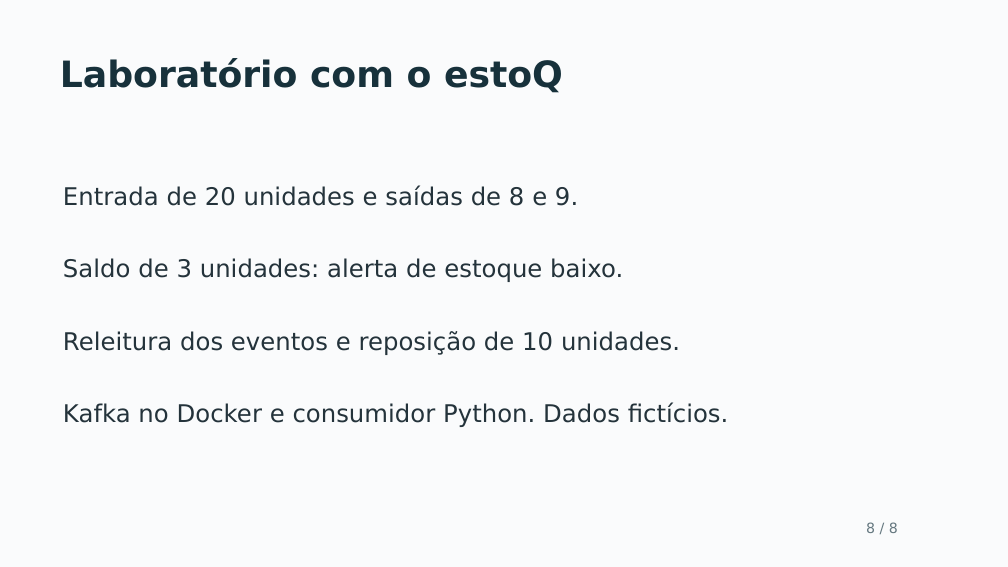
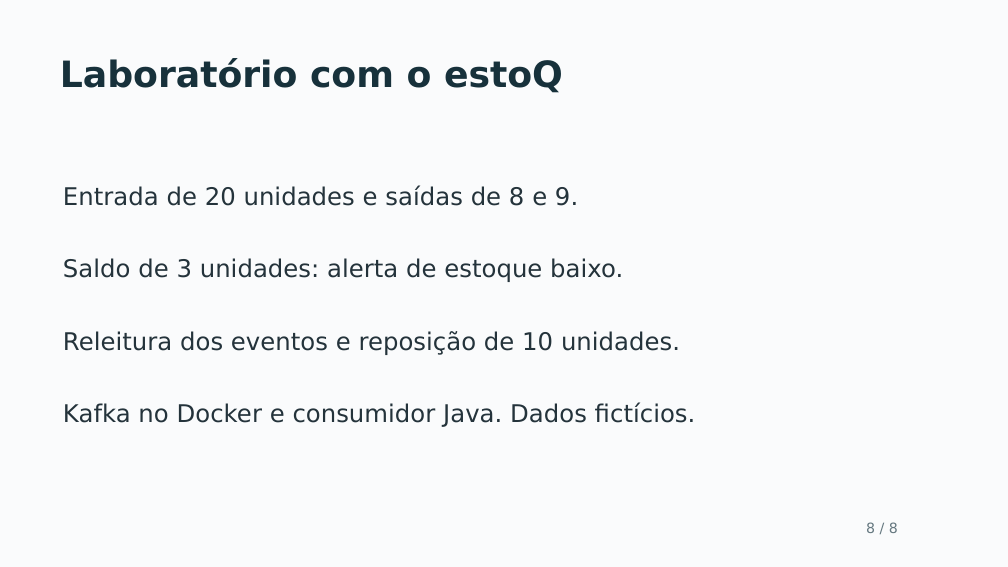
Before and after one commit to feitosapedrofatesg-svg/apache_kafka, a slide deck: slide 8 of apresentacao/apache-kafka-estoq.pptx. Drawn at 1008x567 pixels with LibreOffice and Linux fonts; fonts in the diff are those of the drawing. Boxes give left, top, right and bottom in pixels: in the first picture for what was removed or moved away, otherwise in the second. Text is boxed around its words. In the diff, an @@ line names an element or a change of style, - is before the commit and + after.

Commit message:
Converte laboratório Kafka para Java 21 e Maven

```diff
--- a/apresentacao/apache-kafka-estoq.pptx
+++ b/apresentacao/apache-kafka-estoq.pptx
@@ text at (63, 402, 696, 427): text changed @@
-Kafka no Docker e consumidor Python. Dados fictícios.
+Kafka no Docker e consumidor Java. Dados fictícios.
```
Also in this commit, not shown: 28 other files.
